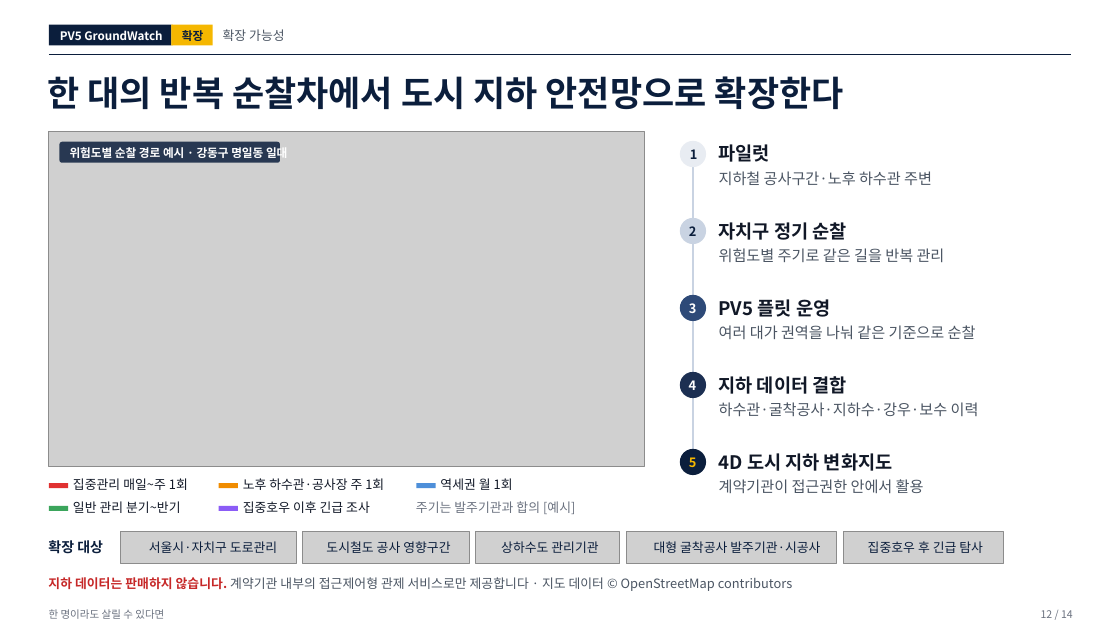
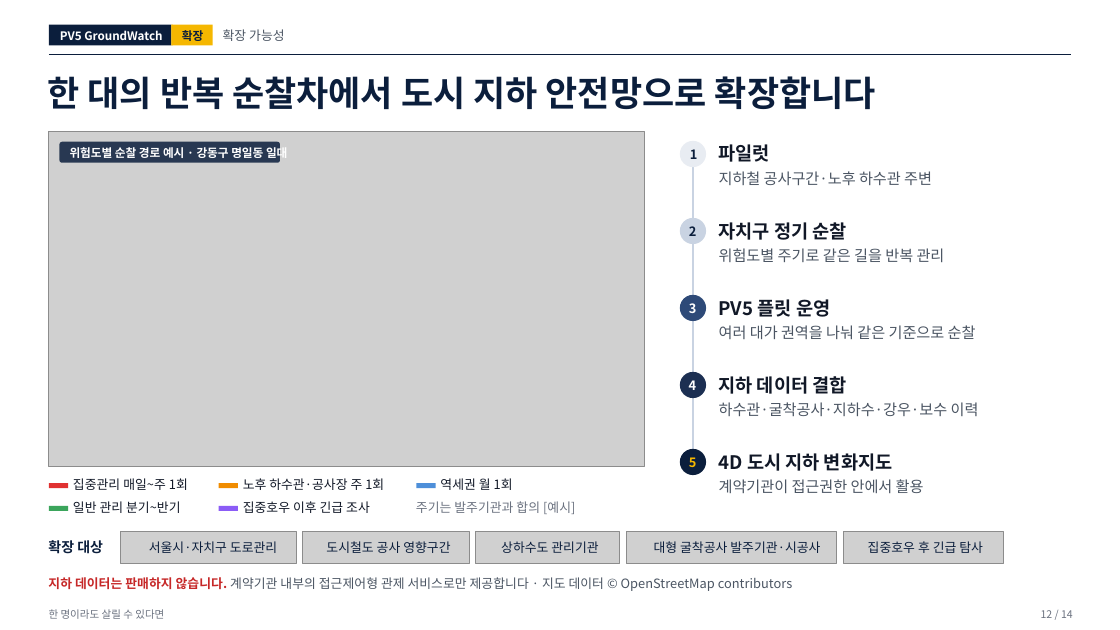
Before and after one commit to woojin-choe/pv5-hose-lab, a slide deck: slide 12 of ppt_all/PV5_GroundWatch_10_19.pptx. Drawn at 1120x630 pixels with LibreOffice and Linux fonts; fonts in the diff are those of the drawing; grey boxes stand for pictures. Boxes give left, top, right and bottom in pixels: in the first picture for what was removed or moved away, otherwise in the second. Text is boxed around its words. In the diff, an @@ line names an element or a change of style, - is before the commit and + after.

```diff
--- a/ppt_all/PV5_GroundWatch_10_19.pptx
+++ b/ppt_all/PV5_GroundWatch_10_19.pptx
@@ text at [48,76,876,109]: text changed @@
-한 대의 반복 순찰차에서 도시 지하 안전망으로 확장한다
+한 대의 반복 순찰차에서 도시 지하 안전망으로 확장합니다
```
Also in this commit, not shown: 11 other slides changed, 1 other file.
